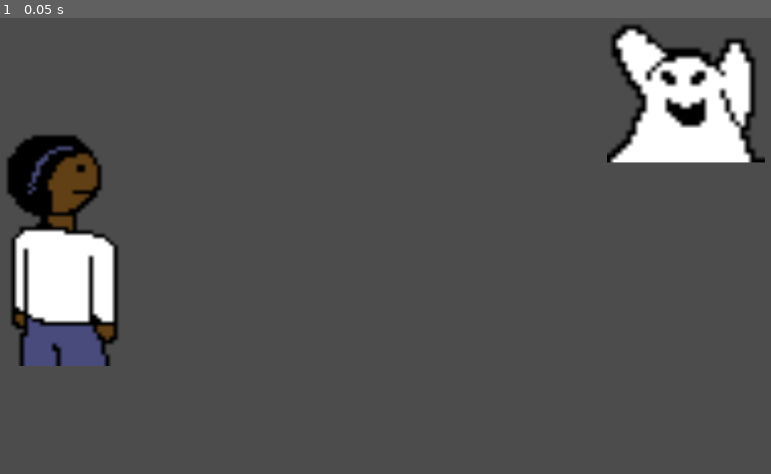
Above: before the commit, frame 1.
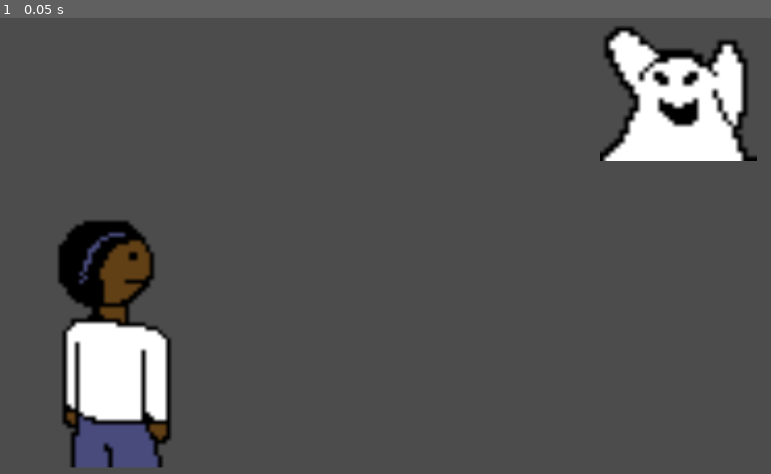
Above: after the commit, the same moment.

Repository: MattRC7/SpecterGame
Game: Godot game, scene res://Battle.tscn
Two runs of this game, one before a commit and one after it. Both use one fixed random seed, a clock stepped at 60 frames per second and the inputs below.
Inputs:
- Up to frame 1 (0.05 s): no input

The runs differ from the first frame. In frame 1, 13% of the frame differs, in the area x 0-100%, y 1-99%.

Commit message:
Change to Node2D

Diff:
--- a/Battle.tscn
+++ b/Battle.tscn
@@ -7,20 +7,20 @@
 
 [node name="Node2D" type="Node2D"]
 
-[node name="Enemy" type="Node" parent="."]
+[node name="Enemy" type="Node2D" parent="."]
+position = Vector2( 877.301, 104.7 )
 script = ExtResource( 4 )
 
 [node name="Sprite3" type="Sprite" parent="Enemy"]
-position = Vector2( 886.825, 104.5 )
-scale = Vector2( 6.31406, 5.86875 )
+scale = Vector2( 6.28438, 5.72032 )
 texture = ExtResource( 2 )
 
-[node name="Player" type="Node" parent="."]
+[node name="Player" type="Node2D" parent="."]
+position = Vector2( 152.95, 428.451 )
 script = ExtResource( 3 )
 
 [node name="Sprite" type="Sprite" parent="Player"]
-position = Vector2( 86.45, 308.75 )
-scale = Vector2( 5.21563, 4.68125 )
+scale = Vector2( 5.30469, 5.00782 )
 texture = ExtResource( 1 )
 
 [node name="UI Layer" type="CanvasLayer" parent="."]
